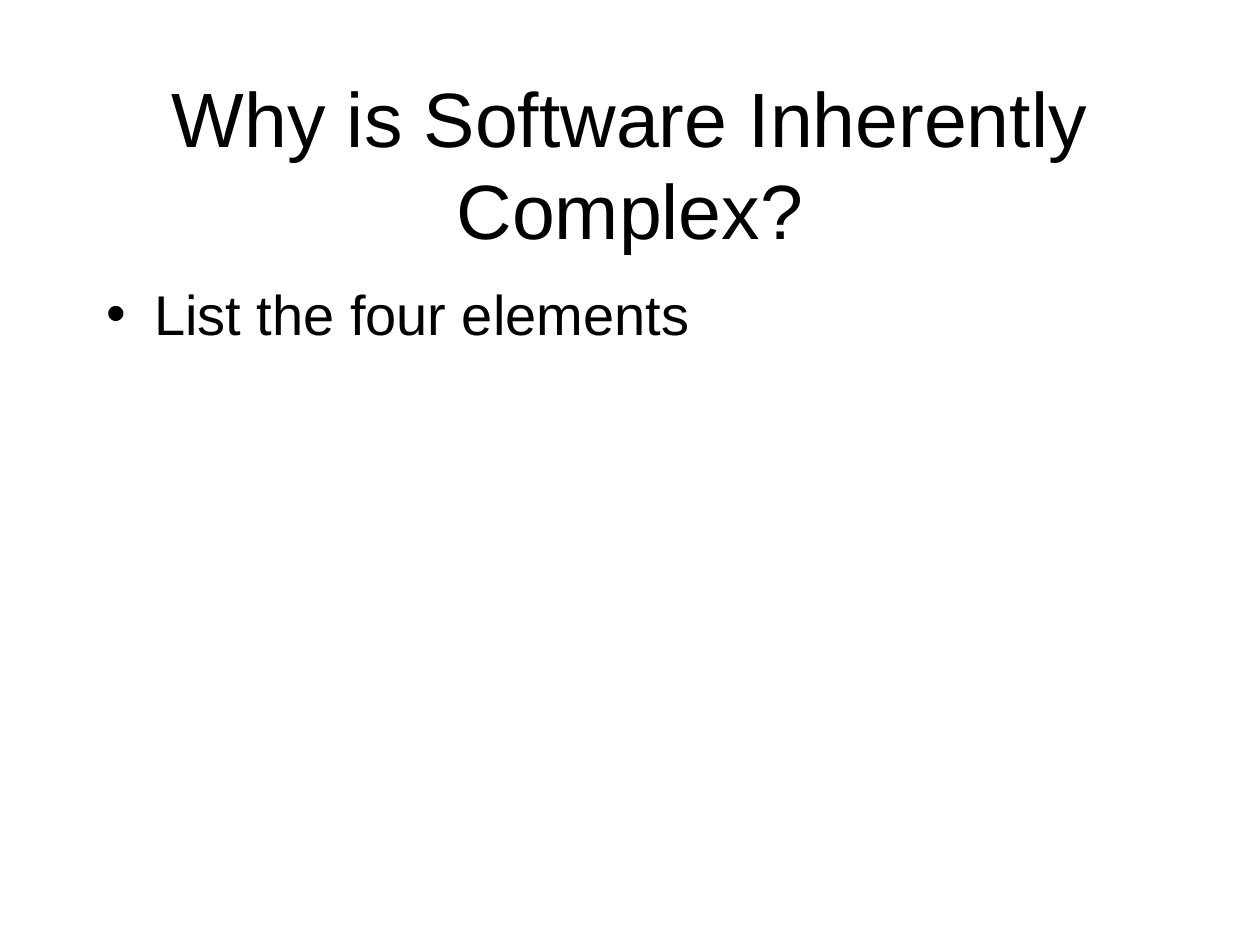
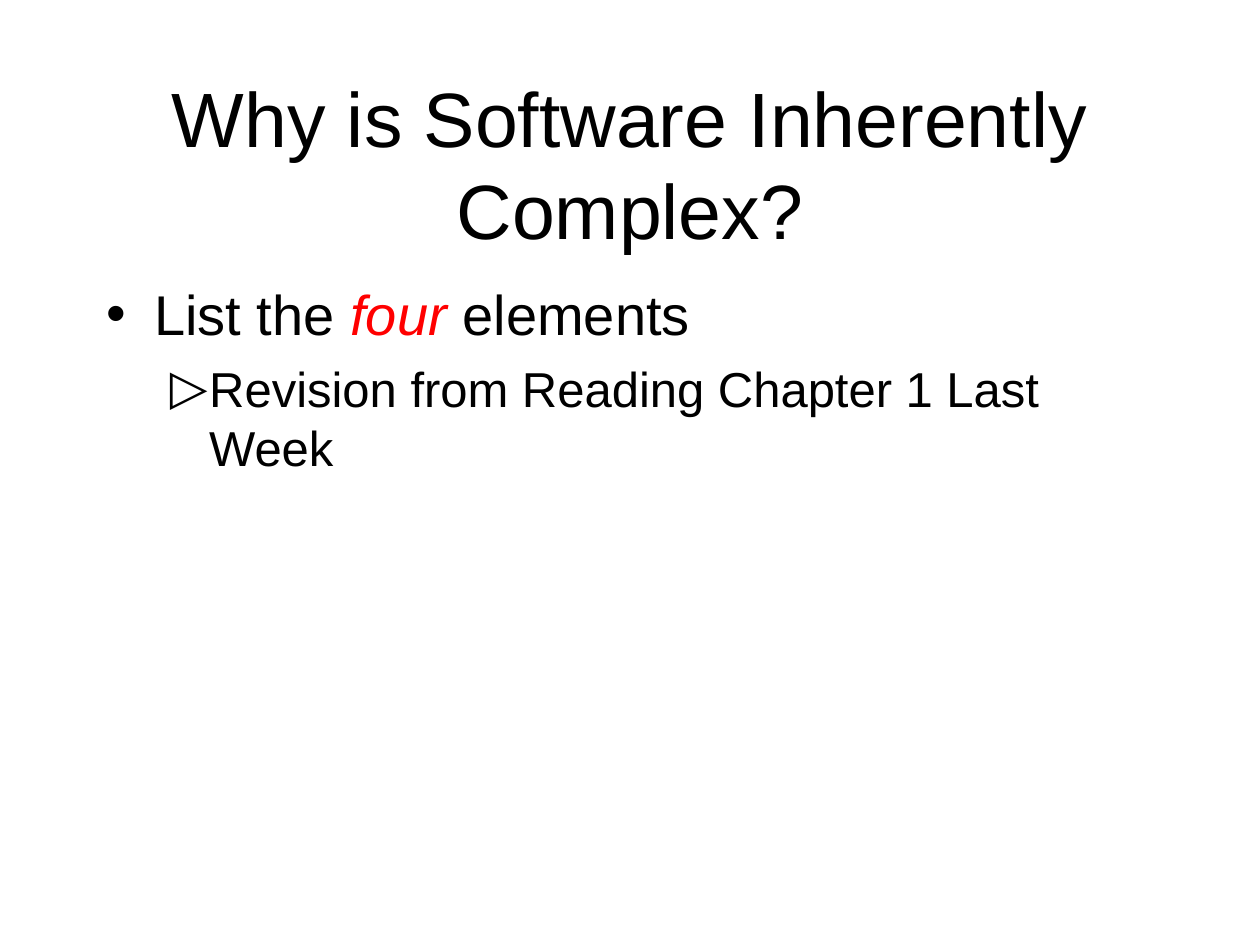
Before and after one commit to octaviordz/zjnu2017.github.io, a slide deck: slide 12 of OOAD/lectures/020--Complexity.ppt. Drawn at 1260x945 pixels with LibreOffice and Linux fonts; fonts in the diff are those of the drawing. Boxes give left, top, right and bottom in pixels: in the first picture for what was removed or moved away, otherwise in the second. Text is boxed around its words. In the diff, an @@ line names an element or a change of style, - is before the commit and + after.

```diff
--- a/OOAD/lectures/020--Complexity.ppt
+++ b/OOAD/lectures/020--Complexity.ppt
@@ text at (x1=154, y1=294, x2=690, y2=336): text colour #000000 to #FF0000, italic on in "four" @@
@@ text at (x1=209, y1=371, x2=1038, y2=467): paragraph added @@
+  ▷ Revision from Reading Chapter 1 Last Week
```
Also in this commit, not shown: 6 other slides changed, 4 slides added, 3 other files.
